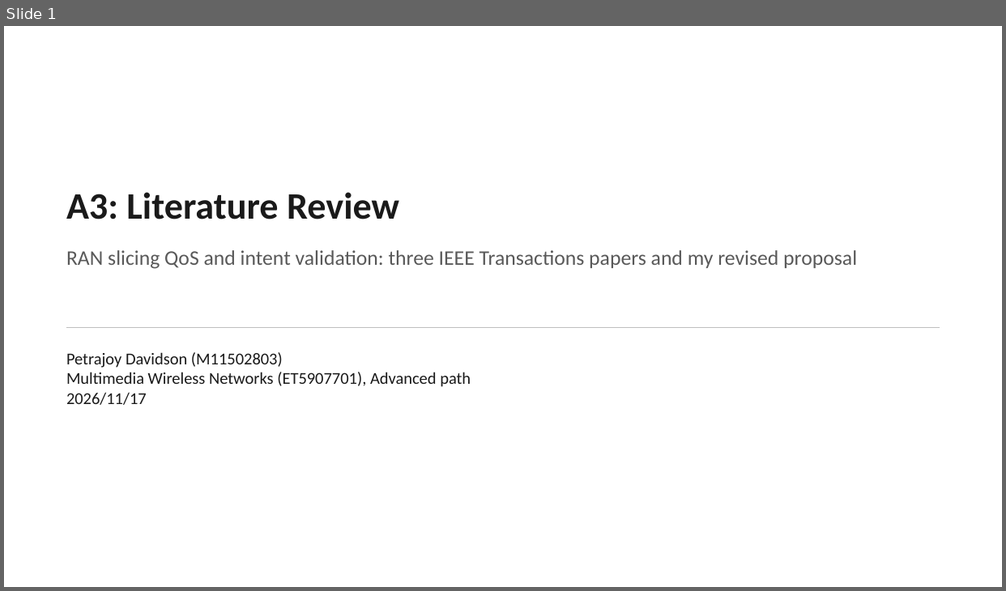
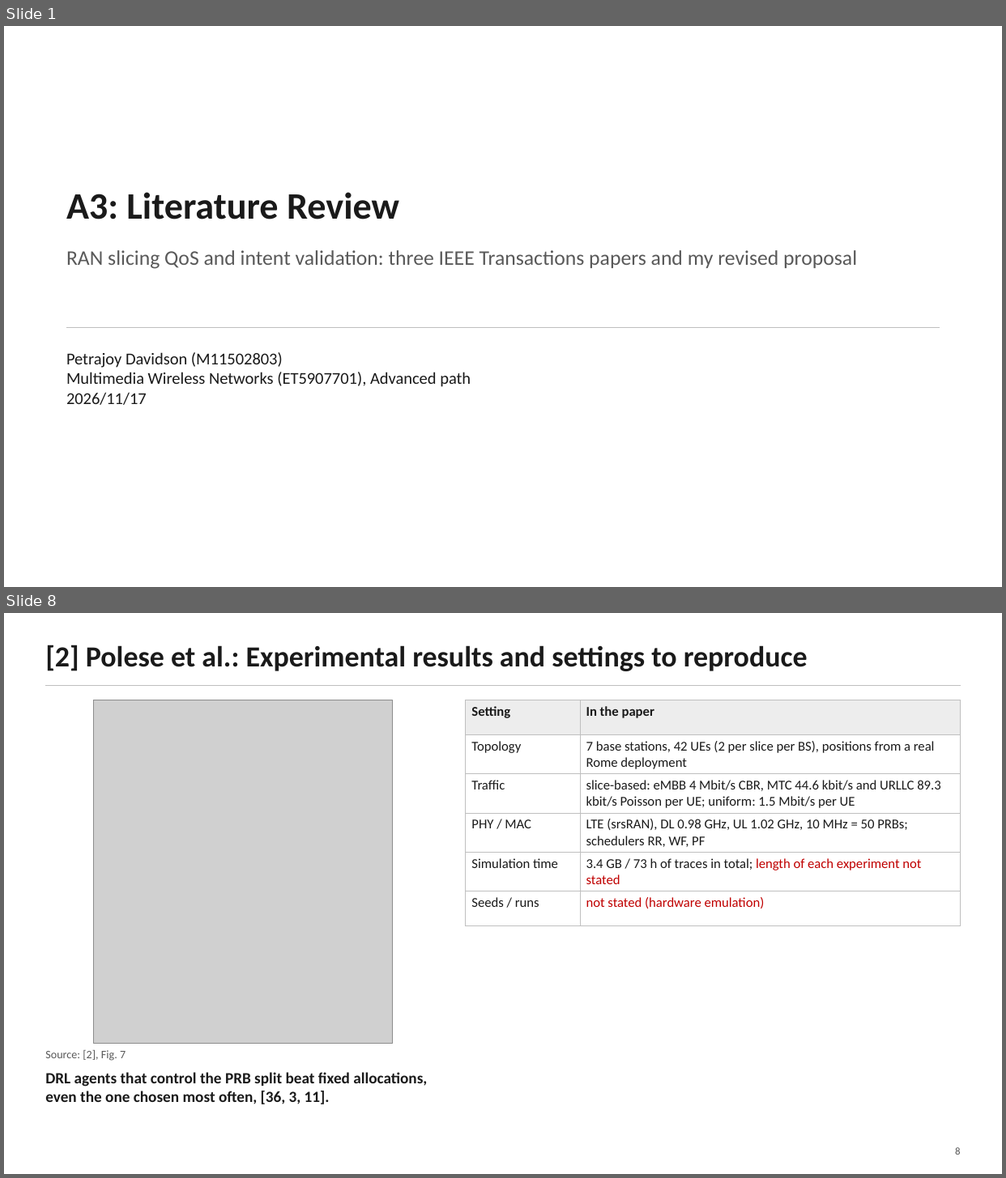
Before and after one commit to petrajoyd/MWN-2026-M11502803-Petrajoy-Davidson, a slide deck: A3-literature-review/presentation/A3-literature-review.pptx. Shown one above the other, each under a label of ours: slide 1 before the commit, slides 1 and 8 after it; the slides between them are not shown. The pictures are 1006x591 and 1006x1178 pixels, drawn with LibreOffice and Linux fonts; fonts in the diff are those of the drawing; grey boxes stand for pictures. Boxes give left, top, right and bottom in pixels: in the first picture for what was removed or moved away, otherwise in the second. Text is boxed around its words. In the diff, an @@ line names an element or a change of style, - is before the commit and + after.

```diff
--- a/A3-literature-review/presentation/A3-literature-review.pptx
+++ b/A3-literature-review/presentation/A3-literature-review.pptx
@@ slide 8 added at [4, 613, 1002, 1174], background #FFFFFF @@
@@ text added at [45, 645, 808, 671], 28 pt, text #1A1A1A, bold @@
+[2] Polese et al.: Experimental results and settings to reproduce
@@ line added from (46, 686) to (961, 686), #BFBFBF 1 pt @@
@@ picture added at [94, 700, 394, 1043] @@
@@ table added at [466, 700, 961, 912], 6 rows, 2 columns @@
+Setting | In the paper
+Topology | 7 base stations, 42 UEs (2 per slice per BS), positions from a real Rome deployment
+Traffic | slice-based: eMBB 4 Mbit/s CBR, MTC 44.6 kbit/s and URLLC 89.3 kbit/s Poisson per UE; uniform: 1.5 Mbit/s per UE
+PHY / MAC | LTE (srsRAN), DL 0.98 GHz, UL 1.02 GHz, 10 MHz = 50 PRBs; schedulers RR, WF, PF
+Simulation time | 3.4 GB / 73 h of traces in total; length of each experiment not stated
+Seeds / runs | not stated (hardware emulation)
@@ text added at [45, 1050, 126, 1061], 11 pt, text #595959 @@
+Source: [2], Fig. 7
@@ text added at [45, 1072, 427, 1105], 15 pt, text #1A1A1A, bold @@
+DRL agents that control the PRB split beat fixed allocations, even the one chosen most often, [36, 3, 11].
@@ text added at [955, 1148, 960, 1155], 10 pt, text #595959 @@
+8
```
Also in this commit, not shown: 4 slides changed, 7 other slides added, 7 slides removed, 8 other files.
